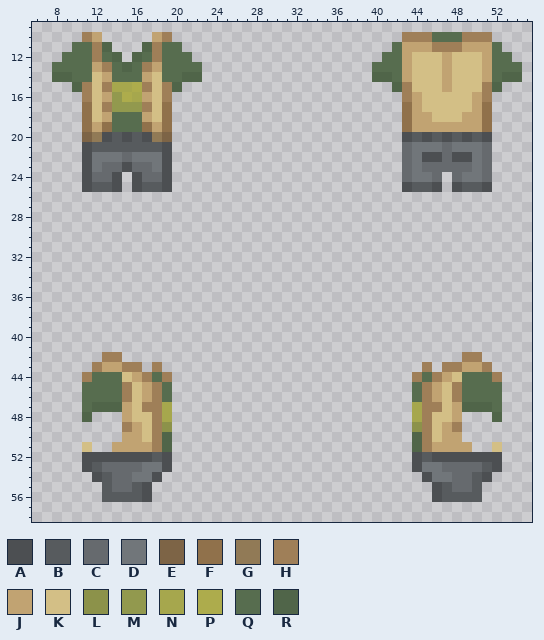
File history of a pixel-art sprite, Resources/Textures/_Moffstation/Clothing/Uniforms/Jumpsuit/meteorologist.rsi/equipped-INNERCLOTHING.png. This is how it looked before the edit.
The file is 64x64 pixels. Colours within 5 levels of each other are drawn and written as one. Shown: x 6..55, y 9..58.
Palette (. is transparent): A #4c4f52  B #575b5e  C #666a6e  D #71767a  E #7d6446  F #90714b  G #917a56  H #9f7f58  J #c1a372  K #d3bf86  L #8c924a  M #92994e  N #a6a74d  P #adac4c  Q #576d4f  R #506549
New version:
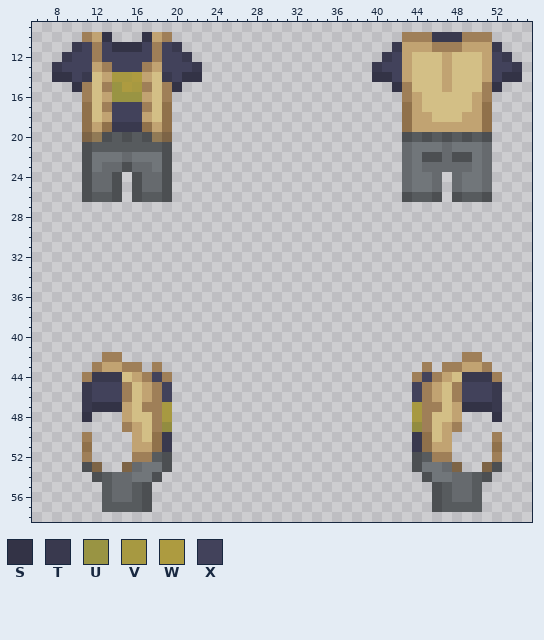
Colours new in this view: S #333346  T #39394e  U #999443  V #a79941  W #ad9b40  X #42425b
Difference:
@@ palette @@
-L #8c924a
+L #928c40
@@ x 6..55 @@
  9 ..................................................
-10 .....HJ.....JH.......................HHHQQQHHH....
-11 ....QQHR...RHQQ.....................QJJJHHHJJJQ...
-12 ...QQQHQR.RQHQQQ...................QQJKKKJKKKJQQ..
-13 ..QQQQJHQRQHJQQQQ.................QQQJKKKJKKKJQQQ.
-14 ..RRQQKJQQQJKQQRR.................RRQJKKKJKKKJQRR.
-15 ....RHKHNNPHKHR.....................RHKKKJKKKHR...
-16 .....HKJMPNJKH.......................HJKKKKKJH....
-17 .....FKHMMMHKF.......................FJKKKKKJF....
-18 .....FKJQQQJKF.......................FJJKKKJJF....
-19 .....FJFQQQFJF.......................FJJJJJJJF....
+10 .....HJS...SJH.......................HHHTTTHHH....
+11 ....TXHXSSSXHXT.....................TJJJHHHJJJT...
+12 ...TXXHXXXXXHXXT...................TXJKKKJKKKJXT..
+13 ..TXXXJHXXXHJXXXT.................TXXJKKKJKKKJXXT.
+14 ..SSXTKJVVWJKTXSS.................SSXJKKKJKKKJXSS.
+15 ....SHKHUWVHKHS.....................SHKKKJKKKHS...
+16 .....HKJUUUJKH.......................HJKKKKKJH....
+17 .....FKHXXXHKF.......................FJKKKKKJF....
+18 .....FKJXXXJKF.......................FJJKKKJJF....
+19 .....FJFTTTFJF.......................FJJJJJJJF....
 20 .....EGABABAGE.......................ABABABABA....
@@ x 6..55 @@
 24 .....ACCA.ACCA.......................CDDC.CDDC....
-25 .....ABBA.ABBA.......................ABBA.ABBA....
-26 ..................................................
+25 .....ACCA.ACCA.......................CDDC.CDDC....
+26 .....ABBA.ABBA.......................ABBA.ABBA....
 27 ..................................................
@@ x 6..55 @@
 43 ......HJJHH.H..........................H.HHJJH....
-44 .....HQQQKJHQH........................HQHJKQQQH...
-45 .....QQQQHKJHQ........................QHJKHQQQQ...
-46 .....QQQQHKJHQ........................QHJKHQQQQ...
-47 .....QRRRJKHHN........................NHHKJRRRQ...
-48 .....R...JKKHN........................NHKKJ...R...
+44 .....HTTTKJHXH........................HXHJKTTTH...
+45 .....TXXXHKJHX........................XHJKHXXXT...
+46 .....TXXXHKJHX........................XHJKHXXXT...
+47 .....TSSSJKHHV........................VHHKJSSST...
+48 .....S...JKKHV........................VHKKJ...S...
 49 .........HJKHL........................LHKJH.......
-50 .........JJKHR........................RHKJJ.......
-51 .....K..JJJJHR........................RHJJJJ..K...
-52 .....AAAAAAABA........................ABAAAAAAA...
-53 .....ABCCCCDDA........................ADDCCCCBA...
+50 .....H....JKFT........................TFKJ....H...
+51 .....F....JJFT........................TFJJ....F...
+52 .....H....HHBA........................ABHH....H...
+53 .....AE..ECDDA........................ADDCE..EA...
 54 ......ABCCDDA..........................ADDCCBA....
 55 .......BCCBA............................ABCCB.....
-56 .......BBBBA............................ABBBB.....
-57 ..................................................
+56 .......BCCBA............................ABCCB.....
+57 .......BBBBA............................ABBBB.....
 58 ..................................................
